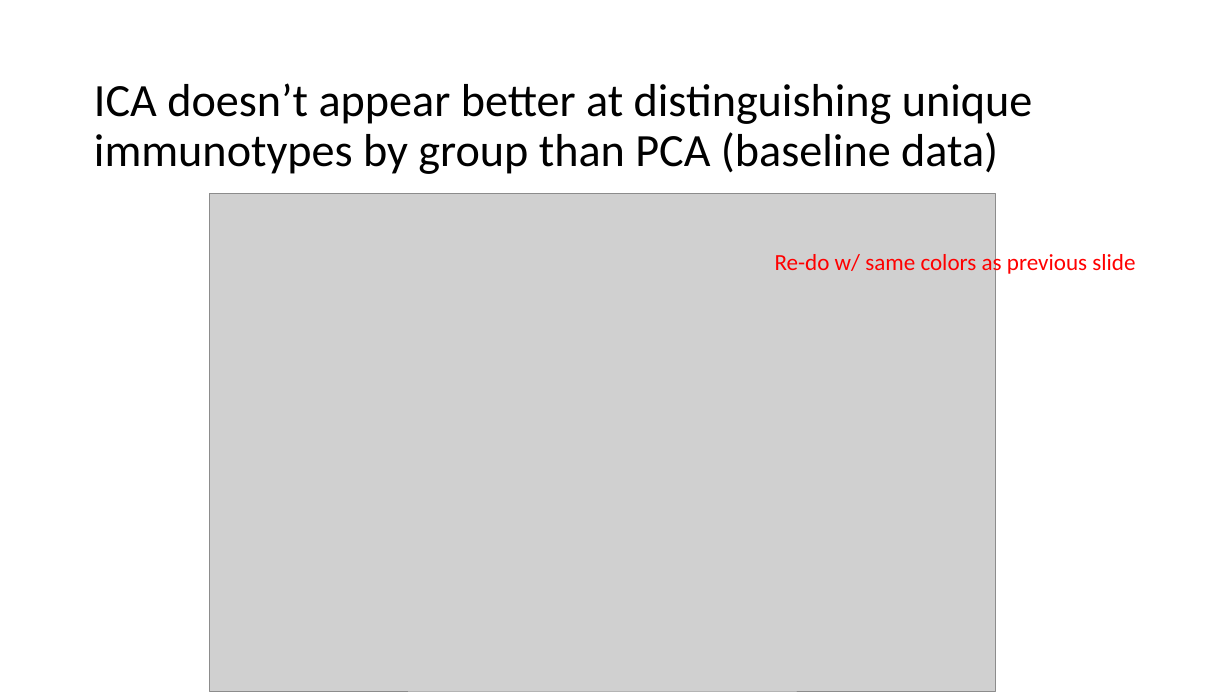
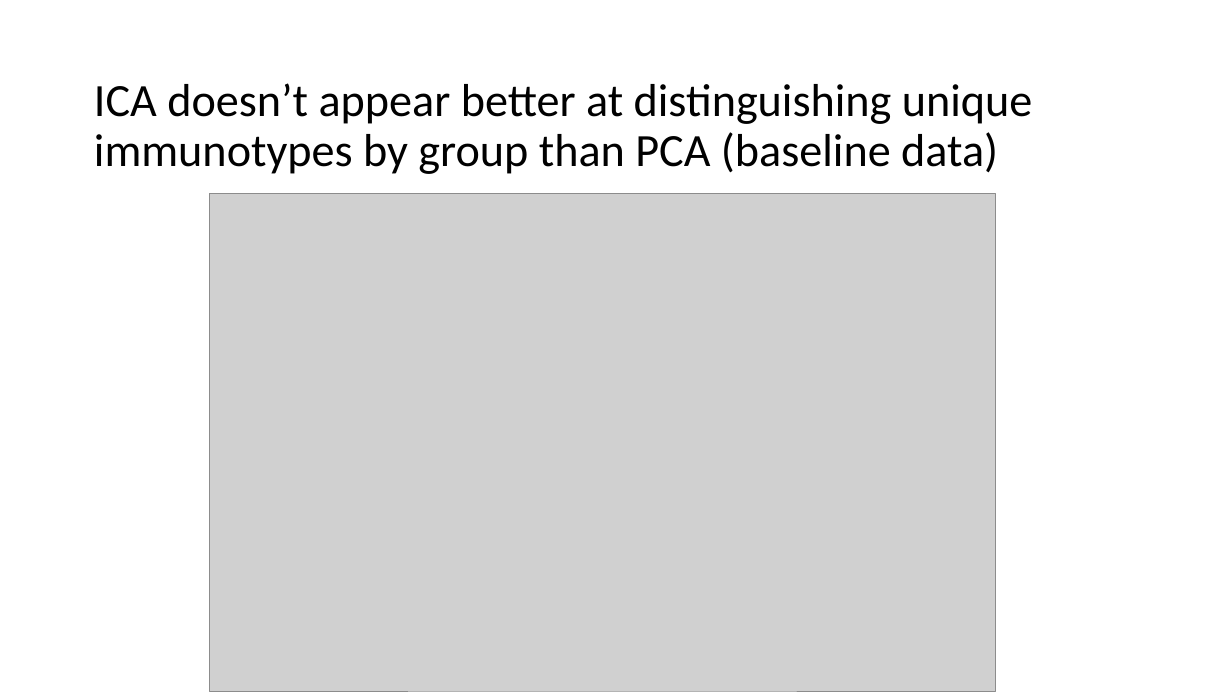
Before and after one commit to tybottorff/bottorffdocs, a slide deck: slide 13 of presentations/NCI_talks/2024_10_23.pptx (slide 3 before the commit). Drawn at 1232x693 pixels with LibreOffice and Linux fonts; fonts in the diff are those of the drawing; grey boxes stand for pictures. Boxes give left, top, right and bottom in pixels: in the first picture for what was removed or moved away, otherwise in the second. Text is boxed around its words. In the diff, an @@ line names an element or a change of style, - is before the commit and + after.

```diff
--- a/presentations/NCI_talks/2024_10_23.pptx
+++ b/presentations/NCI_talks/2024_10_23.pptx
@@ text removed at (775, 251, 1135, 277) @@
-Re-do w/ same colors as previous slide
```
Also in this commit, not shown: 7 other slides changed.
